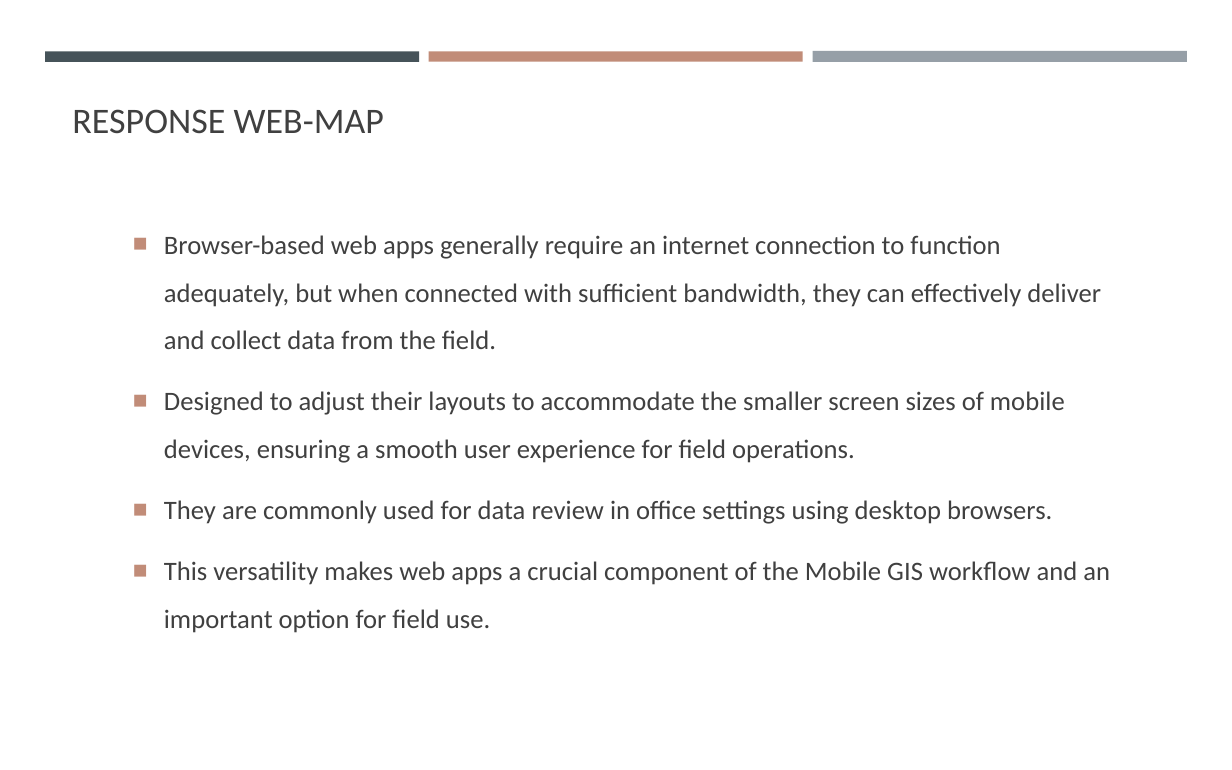
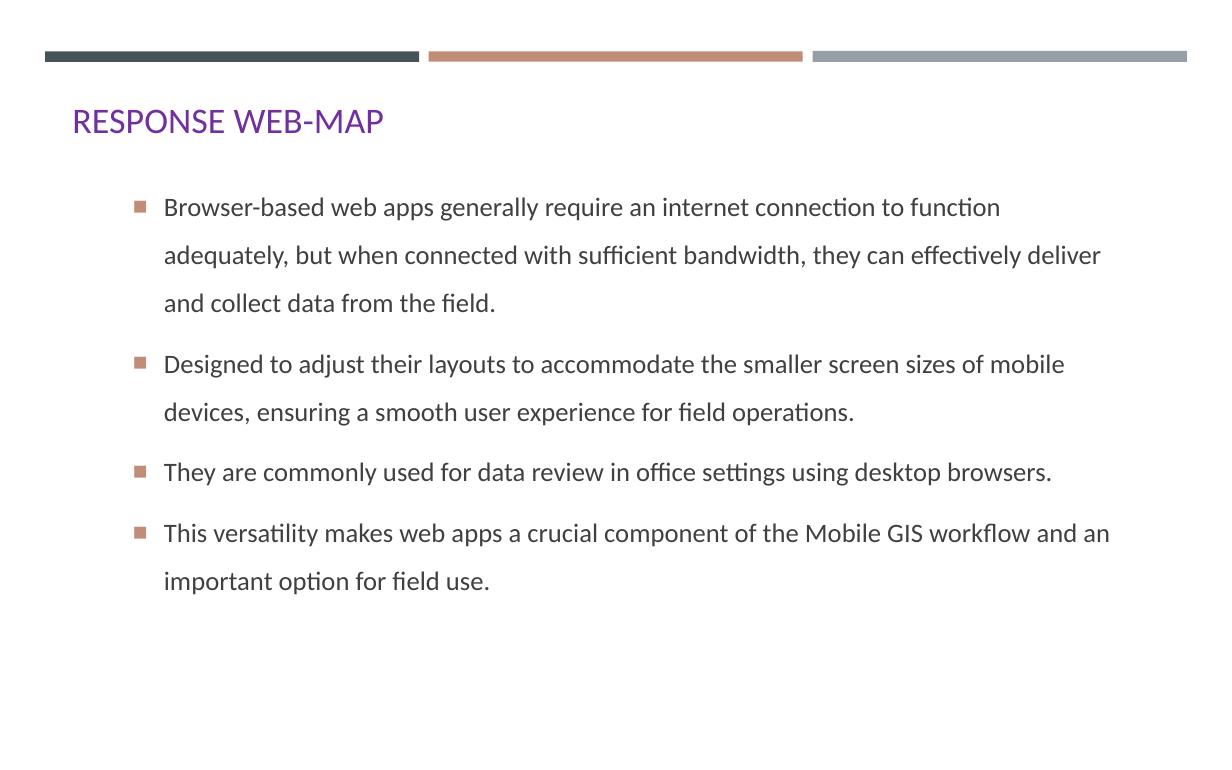
Before and after one commit to gisynw/Field_Techniques, a slide deck: slide 3 of docs/Lectures/Week05/Week05_GEOG3319_ResponseWebMap.pptx. Drawn at 1232x770 pixels with LibreOffice and Linux fonts; fonts in the diff are those of the drawing. Boxes give left, top, right and bottom in pixels: in the first picture for what was removed or moved away, otherwise in the second. Text is boxed around its words. In the diff, an @@ line names an element or a change of style, - is before the commit and + after.

```diff
--- a/docs/Lectures/Week05/Week05_GEOG3319_ResponseWebMap.pptx
+++ b/docs/Lectures/Week05/Week05_GEOG3319_ResponseWebMap.pptx
@@ title "RESPONSE WEB-MAP" at [72, 109, 384, 134]: text colour #404040 to #7030A0 @@
@@ text "Browser-based web apps generally require ...": place and size @@
-text "Browser-based web apps generally require ..." at [164, 235, 1110, 633]
+text "Browser-based web apps generally require ..." at [164, 197, 1110, 595]
```
Also in this commit, not shown: 1 other slide changed, 5 slides added.
